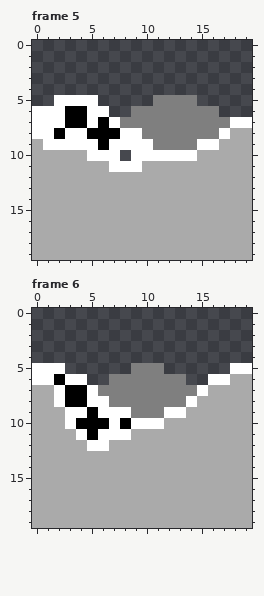
Edited in one commit: pixel-art file (art/water_mole.ase). That is the earlier state.
20x20 pixels, 6 frames. Shown: frame 5, frame 6.
Now the later version:
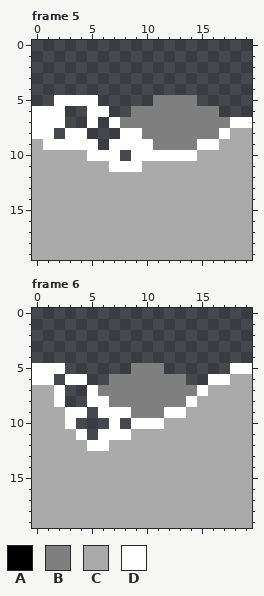
Palette (. is transparent): A #000000  B #7f7f7f  C #aaaaaa  D #ffffff
Changes in this commit:
Frame 5:
y 6: x 3..4 AA -> ..
y 7: x 3..4 AA -> ..; x 6 A -> .
y 8: x 2 A -> .; x 5..7 AAA -> ...
y 9: x 6 A -> .
Frame 6:
y 6: x 2 A -> .
y 7..8: x 3..4 AA -> ..
y 9: x 5 A -> .
y 10: x 4..6 AAA -> ...; x 8 A -> .
y 11: x 5 A -> .
Boxes around the changes in both pictures, in picture pixels (x1, y1, x2, y2):
erased: (54, 106, 120, 150)
erased: (54, 374, 131, 440)
